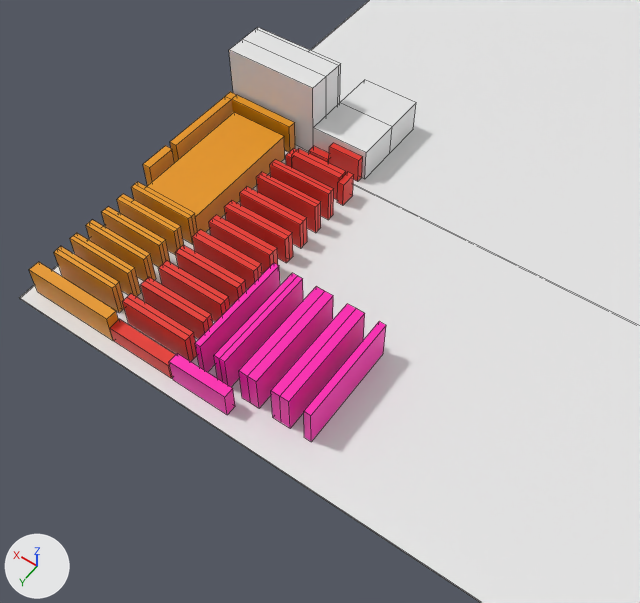
What one commit did to the Blender file plan.blend.
Rendered twice from a 50 mm lens placed at (8.7, 73.6, 44.5), pointed at (28.7, 45.7, 0.5). Arrows for +X, +Y and +Z are at lower left; the lights stay in place. Mesh edges are drawn as thin lines.

The first picture shows 'B06', 'B27', 'Bureau magasin', 'C01', 'C03', 'C05', 'C07', 'C08', 'Cafetteria', 'Entrée clients visiteurs', 'Sans label 01.001', 'Sol'.
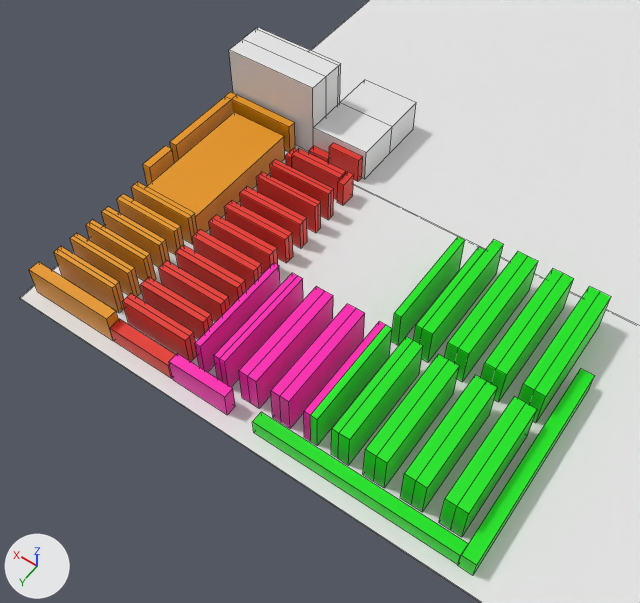
Boxes (x1, y1, x2, y2) around the edits, measured in the pictures (640 x 603 px):
'D20', added (green): after (253, 412, 468, 565)
'D10', added (green): after (458, 369, 595, 575)
'D13', added (green): after (338, 340, 423, 465)
'D15', added (green): after (374, 360, 459, 488)
'D17', added (green): after (411, 381, 498, 512)
'D03', added (green): after (420, 240, 503, 362)
'D11', added (green): after (310, 325, 392, 445)
'D19', added (green): after (450, 403, 537, 537)
'D05', added (green): after (455, 256, 538, 382)
'D07', added (green): after (491, 273, 574, 402)
'D01', added (green): after (391, 237, 465, 345)
'D09', added (green): after (529, 292, 611, 423)
'D18', added (green): after (439, 397, 525, 529)
'D16', added (green): after (400, 375, 486, 505)
'D14', added (green): after (363, 354, 448, 481)
'D08', added (green): after (518, 286, 600, 404)
'D06', added (green): after (481, 269, 563, 383)
'D04', added (green): after (445, 251, 527, 363)
'D12', added (green): after (331, 336, 413, 458)
'D02', added (green): after (414, 247, 485, 344)
'C08', unchanged, covered by the edit: before (304, 321, 386, 441); after (304, 321, 385, 441)

Patch to the scene script:
```diff
--- a/plan.blend.py
+++ b/plan.blend.py
@@ ob_d20 @@
+ob_d20 = bpy.data.objects.new('D20', me_cube_078)  # a box spanning x -0.83..0.83, y -0.34..0.34, z -0.52..0.52; in mat_material_004 (green #00e70c)
+ob_d20.location = (19.83, 54.85, 0.6)
+ob_d20.scale = (8.05, 1.17, 1.14)
@@ ob_d10 @@
+ob_d10 = bpy.data.objects.new('D10', me_cube_077)  # a box spanning x -1.22..1.22, y -1.18..1.18, z -0.99..0.99; in mat_material_004 (green #00e70c)
+ob_d10.location = (12.69, 48.36, 0.69)
+ob_d10.scale = (0.364, 5.87, 0.705)
@@ ob_d19 @@
+ob_d19 = bpy.data.objects.new('D19', me_cube_076)  # a box spanning x -0.37..0.37, y -0.21..0.21, z -1.16..1.16; in mat_material_004 (green #00e70c)
+ob_d19.location = (14.09, 50.1, 1.45)
+ob_d19.scale = (0.955, 18.0, 1.25)
@@ ob_d18 @@
+ob_d18 = bpy.data.objects.new('D18', me_cube_076.copy())
+ob_d18.location = (14.79, 50.1, 1.45)
+ob_d18.scale = (0.955, 18.0, 1.25)
@@ ob_d17 @@
+ob_d17 = bpy.data.objects.new('D17', me_cube_076.copy())
+ob_d17.location = (16.51, 50.1, 1.45)
+ob_d17.scale = (0.955, 18.0, 1.25)
@@ ob_d16 @@
+ob_d16 = bpy.data.objects.new('D16', me_cube_076.copy())
+ob_d16.location = (17.21, 50.1, 1.45)
+ob_d16.scale = (0.955, 18.0, 1.25)
@@ ob_d15 @@
+ob_d15 = bpy.data.objects.new('D15', me_cube_076.copy())
+ob_d15.location = (18.93, 50.1, 1.45)
+ob_d15.scale = (0.955, 18.0, 1.25)
@@ ob_d14 @@
+ob_d14 = bpy.data.objects.new('D14', me_cube_076.copy())
+ob_d14.location = (19.63, 50.1, 1.45)
+ob_d14.scale = (0.955, 18.0, 1.25)
@@ ob_d12 @@
+ob_d12 = bpy.data.objects.new('D12', me_cube_076.copy())
+ob_d12.location = (21.88, 50.1, 1.45)
+ob_d12.scale = (0.614, 18.0, 1.25)
@@ ob_d13 @@
+ob_d13 = bpy.data.objects.new('D13', me_cube_076.copy())
+ob_d13.location = (21.3, 50.1, 1.45)
+ob_d13.scale = (0.955, 18.0, 1.25)
@@ ob_d09 @@
+ob_d09 = bpy.data.objects.new('D09', me_cube_068)  # a box spanning x -2.62..2.62, y -2.28..2.28, z -3.26..3.26; in mat_material_004 (green #00e70c)
+ob_d09.location = (14.07, 41.09, 1.45)
+ob_d09.scale = (0.134, 1.87, 0.445)
@@ ob_d08 @@
+ob_d08 = bpy.data.objects.new('D08', me_cube_068.copy())
+ob_d08.location = (14.77, 41.09, 1.45)
+ob_d08.scale = (0.134, 1.87, 0.445)
@@ ob_d07 @@
+ob_d07 = bpy.data.objects.new('D07', me_cube_068.copy())
+ob_d07.location = (16.49, 41.09, 1.45)
+ob_d07.scale = (0.134, 1.87, 0.445)
@@ ob_d06 @@
+ob_d06 = bpy.data.objects.new('D06', me_cube_068.copy())
+ob_d06.location = (17.19, 41.09, 1.45)
+ob_d06.scale = (0.134, 1.87, 0.445)
@@ ob_d05 @@
+ob_d05 = bpy.data.objects.new('D05', me_cube_063)  # a box spanning x -1.19..1.19, y -1.05..1.05, z -0.86..0.86; in mat_material_004 (green #00e70c)
+ob_d05.location = (18.9, 41.09, 1.45)
+ob_d05.scale = (0.293, 4.07, 1.69)
@@ ob_d04 @@
+ob_d04 = bpy.data.objects.new('D04', me_cube_062)  # a box spanning x -1.32..1.32, y -1.24..1.24, z -0.77..0.77; in mat_material_004 (green #00e70c)
+ob_d04.location = (19.6, 41.09, 1.45)
+ob_d04.scale = (0.266, 3.46, 1.89)
@@ ob_d03 @@
+ob_d03 = bpy.data.objects.new('D03', me_cube_061)  # a box spanning x -0.51..0.51, y -0.89..0.89, z -0.57..0.57; in mat_material_004 (green #00e70c)
+ob_d03.location = (21.29, 41.09, 1.45)
+ob_d03.scale = (0.68, 4.8, 2.54)
@@ ob_d02 @@
+ob_d02 = bpy.data.objects.new('D02', me_cube_060)  # a box spanning x -2.66..2.66, y -1.86..1.86, z -1.91..1.91; in mat_material_004 (green #00e70c)
+ob_d02.location = (21.86, 41.65, 1.45)
+ob_d02.scale = (0.0847, 2.0, 0.761)
@@ ob_d01 @@
+ob_d01 = bpy.data.objects.new('D01', me_cube_059)  # a box spanning x -0.69..0.69, y -0.66..0.66, z -0.78..0.78; in mat_material_004 (green #00e70c)
+ob_d01.location = (23.32, 41.65, 1.45)
+ob_d01.scale = (0.371, 5.64, 1.86)
@@ ob_d11 @@
+ob_d11 = bpy.data.objects.new('D11', me_cube_058)  # a box spanning x -2.29..2.29, y -3.06..3.06, z -0.88..0.88; in mat_material_004 (green #00e70c)
+ob_d11.location = (23.3, 50.1, 1.45)
+ob_d11.scale = (0.0981, 1.22, 1.65)
```
